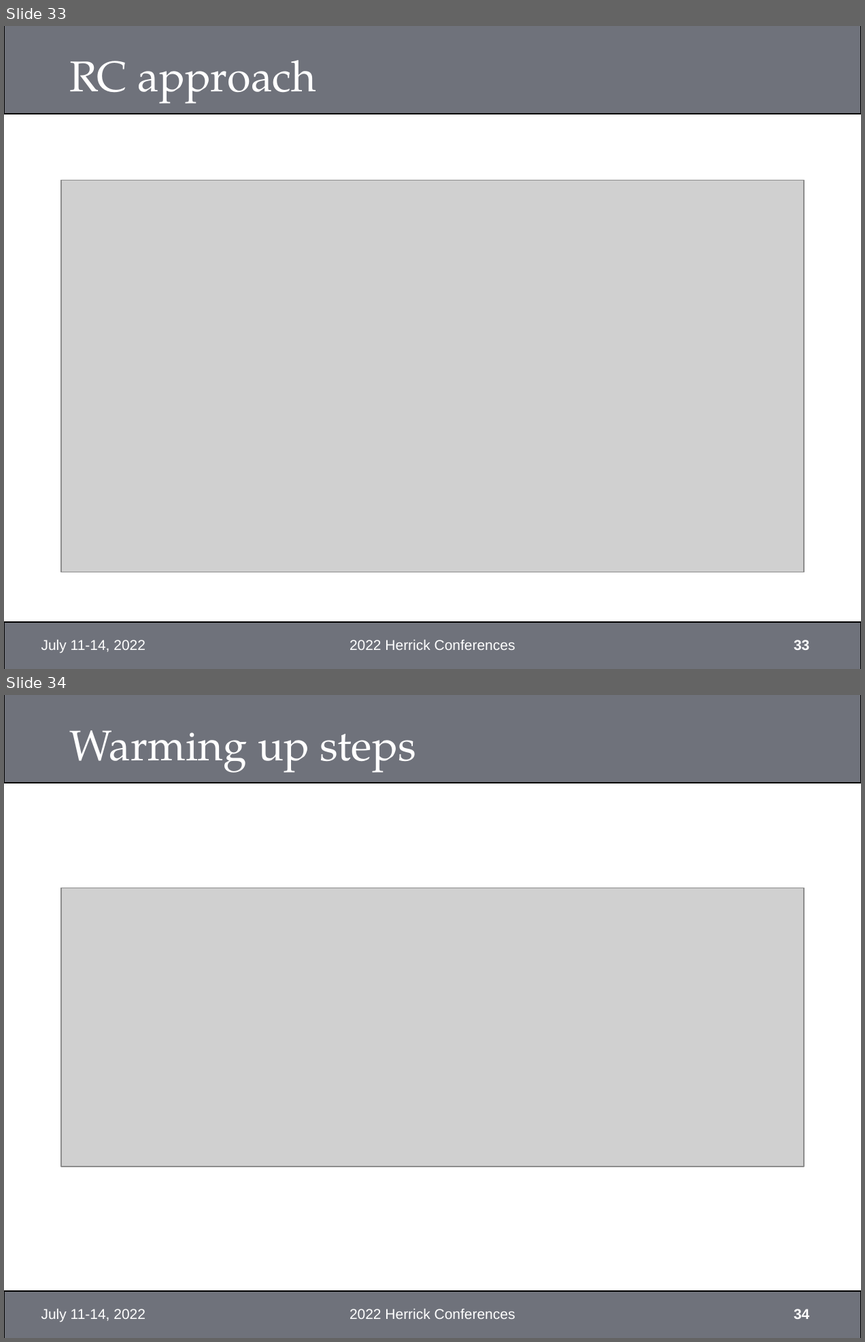
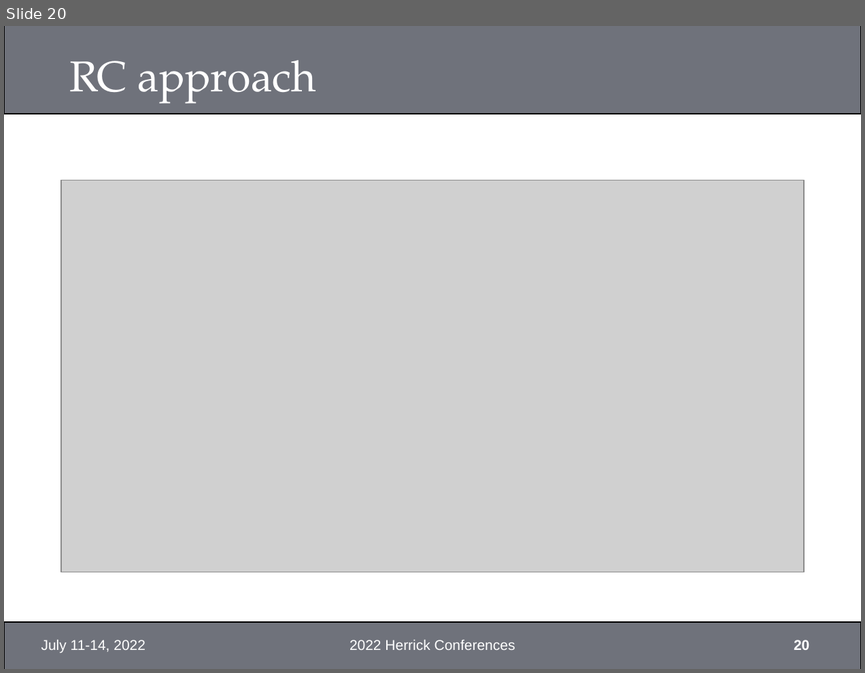
Before and after one commit to xixihaha1995/Hybrid_RC_GGMR, a slide deck: Final/TODO_Recordings.pptx. Shown one above the other, each under a label of ours: slides 33 and 34 before the commit, slide 20 after it. The pictures are 865x1342 and 865x673 pixels, drawn with LibreOffice and Linux fonts; fonts in the diff are those of the drawing; grey boxes stand for pictures; background and template pictures are left out. Boxes give left, top, right and bottom in pixels: in the first picture for what was removed or moved away, otherwise in the second. Text is boxed around its words. In the diff, an @@ line names an element or a change of style, - is before the commit and + after.

```diff
--- a/Final/TODO_Recordings.pptx
+++ b/Final/TODO_Recordings.pptx
@@ slide 34 removed at bbox=[4, 695, 861, 1338], background #FFFFFF; not listed: 2 template elements that a slide beside it also shows @@
@@ title removed at bbox=[70, 730, 416, 773] @@
-Warming up steps
@@ picture removed at bbox=[61, 888, 804, 1166] @@
@@ text removed at bbox=[41, 1308, 145, 1322] @@
-July 11-14, 2022
@@ text removed at bbox=[349, 1308, 515, 1319] @@
-2022 Herrick Conferences
@@ page number removed at bbox=[793, 1308, 809, 1319] @@
-34
@@ what was slide 33 is now slide 20 @@
@@ page number at bbox=[793, 639, 809, 650]: text changed @@
-33
+20
```
Also in this commit, not shown: 20 slides changed, 16 other slides removed, 2 other files.
